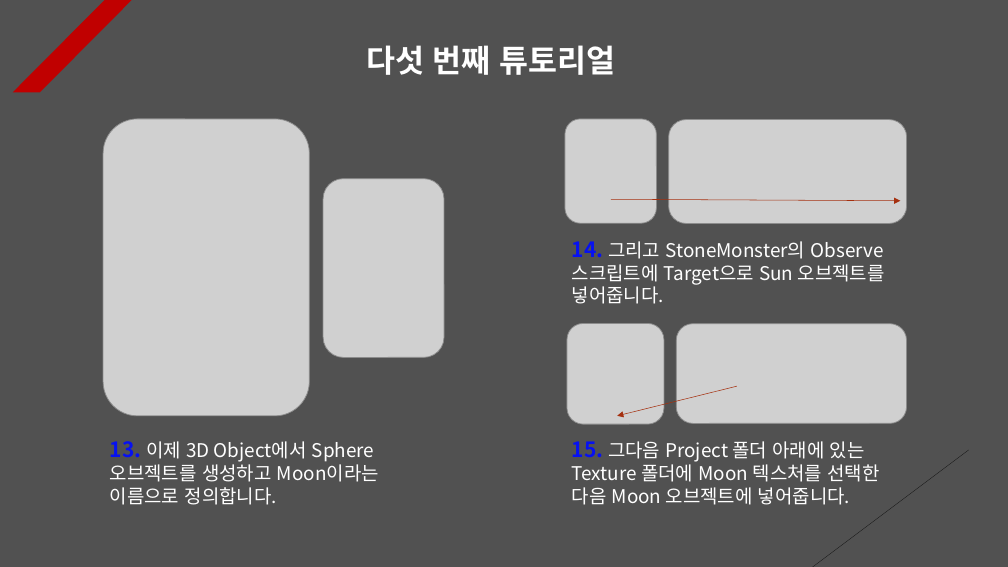
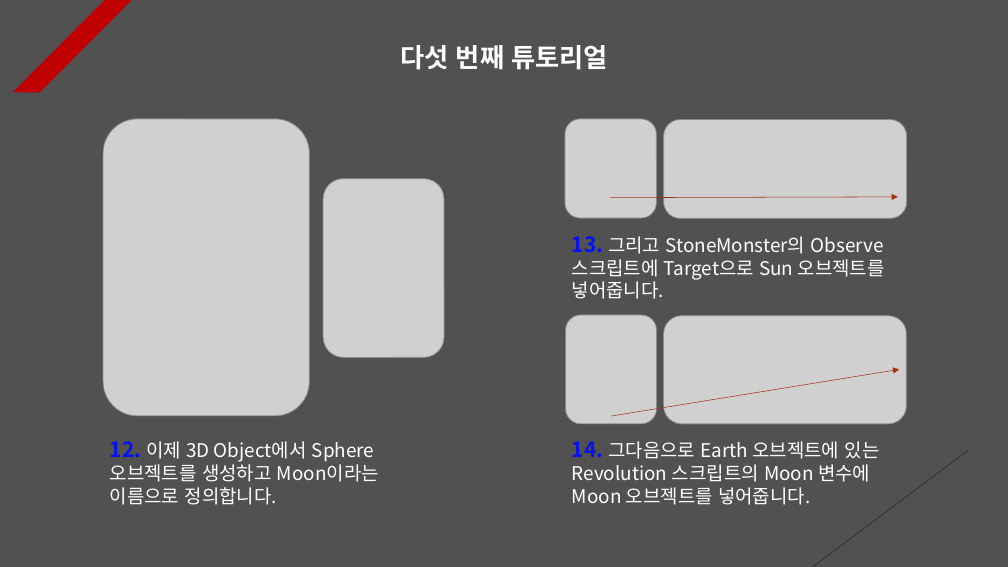
Before and after one commit to Unity2033/3D-UnityEngine, a slide deck: slide 7 of Assets/Class/Rotation/PPT Data/Rotation Example.pptx. Drawn at 1008x567 pixels with LibreOffice and Linux fonts; fonts in the diff are those of the drawing; grey boxes stand for pictures. Boxes give left, top, right and bottom in pixels: in the first picture for what was removed or moved away, otherwise in the second. Text is boxed around its words. In the diff, an @@ line names an element or a change of style, - is before the commit and + after.

```diff
--- a/Assets/Class/Rotation/PPT Data/Rotation Example.pptx
+++ b/Assets/Class/Rotation/PPT Data/Rotation Example.pptx
@@ text "다섯 번째 튜토리얼" at (x1=400, y1=45, x2=607, y2=70): size 30 to 25 pt; alignment left to centre @@
@@ picture resized from (x1=565, y1=119, x2=656, y2=223) to (x1=565, y1=119, x2=656, y2=218) @@
@@ picture resized from (x1=669, y1=119, x2=907, y2=223) to (x1=664, y1=119, x2=907, y2=219) @@
@@ arrow moved from (611, 200) - (901, 201) to (610, 197) - (898, 197) @@
@@ text at (x1=572, y1=236, x2=885, y2=299): text changed @@
-14. 그리고 StoneMonster의 Observe 스크립트에 Target으로 Sun 오브젝트를 넣어줍니다.
+13. 그리고 StoneMonster의 Observe 스크립트에 Target으로 Sun 오브젝트를 넣어줍니다.
@@ picture resized from (x1=567, y1=324, x2=664, y2=424) to (x1=566, y1=315, x2=656, y2=424) @@
@@ picture resized from (x1=677, y1=324, x2=907, y2=423) to (x1=664, y1=316, x2=907, y2=424) @@
@@ arrow moved from (737, 386) - (617, 416) to (612, 416) - (900, 370) @@
@@ text at (x1=110, y1=441, x2=379, y2=505): text changed @@
-13. 이제 3D Object에서 Sphere 오브젝트를 생성하고 Moon이라는 이름으로 정의합니다.
+12. 이제 3D Object에서 Sphere 오브젝트를 생성하고 Moon이라는 이름으로 정의합니다.
@@ text at (x1=572, y1=441, x2=880, y2=505): text changed @@
-15. 그다음 Project 폴더 아래에 있는 Texture 폴더에 Moon 텍스처를 선택한 다음 Moon 오브젝트에 넣어줍니다.
+14. 그다음으로 Earth 오브젝트에 있는 Revolution 스크립트의 Moon 변수에 Moon 오브젝트를 넣어줍니다.
```
Also in this commit, not shown: 9 other slides changed, 2 slides added, 33 other files.
